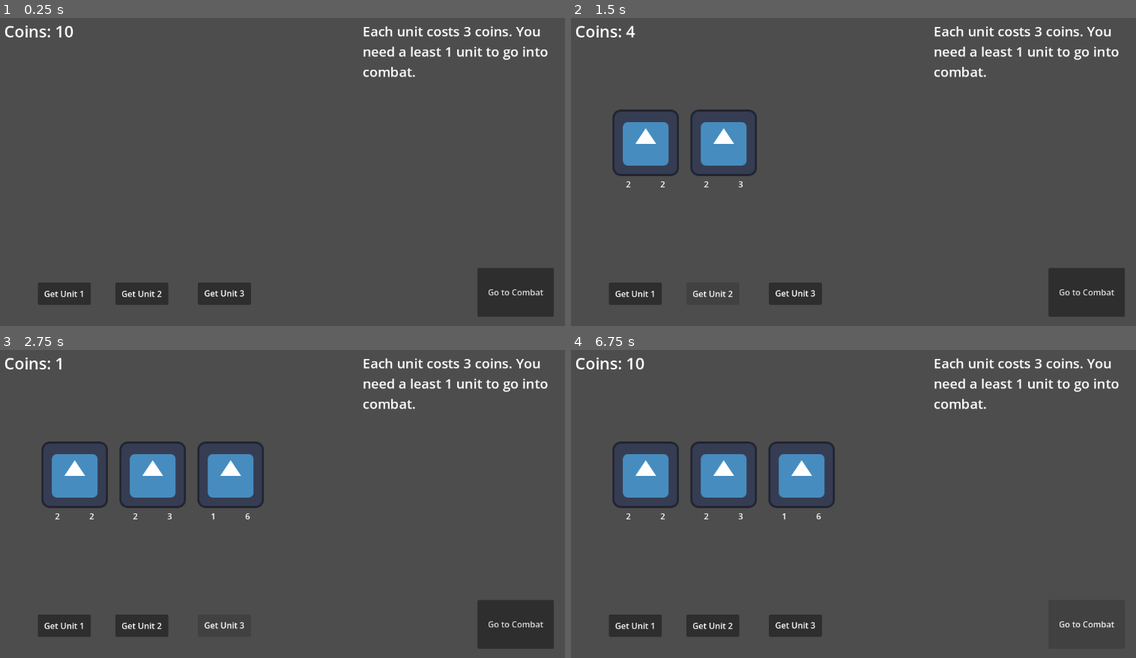
Above: before the commit, frames 1-4 (two rows, left to right).
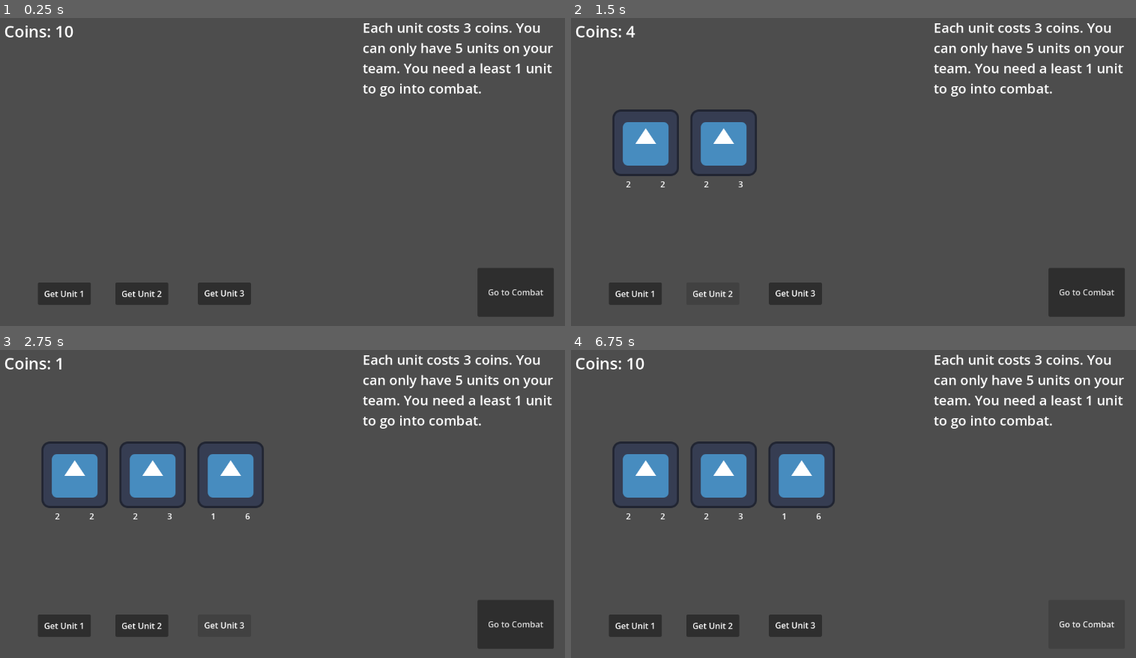
Above: after the commit, the same moments.

Repository: skeeeth/HACKER_AUTO_PETS
Game: Godot game, scene res://Scenes/ShopScene.tscn
The game is run twice, just before and just after one commit, with the same random seed, the same clock (stepped at 60 frames per second) and the same inputs. The engine's default icon, where the game draws it, is replaced by a stand-in: a white triangle on a blue panel in a dark square.
Inputs:
- Up to frame 1 (0.25 s): no input
- Up to frame 2 (1.5 s): click "Get Unit 1" at 0.5 s; click "Get Unit 2" at 1.25 s
- Up to frame 3 (2.75 s): click "Get Unit 3" at 2 s
- Up to frame 4 (6.75 s): click "Go to Combat" at 2.75 s; tap Enter (ui_accept) at 3.5, 4.35, 4.52, 4.82, 5, 5.85, 6.02, 6.32 s; hold Enter (ui_accept) 3.53-4.28 s; hold Enter (ui_accept) 5.03-5.78 s; click "Go to Shop" at 6.5 s

The runs differ from the first frame. In frame 1, 2.1% of the frame differs, in the area x 64-98%, y 1-26%; in frame 2, 2.1%; in frame 3, 2.1%; in frame 4, 2.1%.

Commit message:
Added comments to scripts

Diff:
--- a/Scenes/ShopScene.tscn
+++ b/Scenes/ShopScene.tscn
@@ -103,7 +103,7 @@
 offset_top = -302.0
 offset_right = 553.0
 offset_bottom = -174.0
-text = "Each unit costs 3 coins. You need a least 1 unit to go into combat."
+text = "Each unit costs 3 coins. You can only have 5 units on your team. You need a least 1 unit to go into combat."
 label_settings = SubResource("LabelSettings_3qq02")
 vertical_alignment = 1
 autowrap_mode = 2
--- a/Scripts/Combat_Class.gd
+++ b/Scripts/Combat_Class.gd
@@ -3,14 +3,19 @@
 
 signal died(who:SimUnit)
 
-@export var damage_label: Label #= $VBoxContainer/HBoxContainer/Damage
-@export var health_label: Label #= $VBoxContainer/HBoxContainer/Health
+@export var damage_label: Label
+@export var health_label: Label
 
+var effect : EffectData
+
+## This variable has a set function that changes the attack text
 var attack : int:
 	set(v):
 		attack = v
 		damage_label.text = str(attack)
 
+## This variable has a set function that changes the health text
+## and calls the die function to emit the died signal
 var health : int:
 	set(v):
 		health = v
@@ -18,13 +23,14 @@
 		if health <= 0:
 			die()
 
-var effect : EffectData
 
-## This sets up the unit data for the unit
+
+## This sets up the unit data for the combat unit
 func dress(data:UnitData):
 	attack = data.attack
 	health = data.health
 	effect = data.effect
 
+## This function emits the died signal
 func die():
 	died.emit(self)
--- a/Scripts/combat_sim.gd
+++ b/Scripts/combat_sim.gd
@@ -8,8 +8,12 @@
 
 ## 5 is the number in SAP could change
 @export var board_size : int = 5
+
 #@export var ally_unit_data : Array[UnitData]
+
 @export var enemy_unit_data : Array[UnitData]
+
+## This variable is for spacing the units
 @export var step_size : int
 @export var next_scene_button_node : Button
 
@@ -26,9 +30,9 @@
 var player_stack : Array[SimUnit]
 var enemy_stack : Array[SimUnit]
 
+#var effect_stack:Array[CombatEffect]
 
 func _ready() -> void:
-
 	next_scene_button_node.visible = false
 
 	# should load from shop phase/encounter list but export works
@@ -39,25 +43,30 @@
 
 	_arrange_units()
 
+## This function creates a new CombatUnit scene
+## and spawns it into the level. Then, it sets the data perameter
+## into the new CombatUnit scene and connects the on_unit_death function
+## to the died signal. This function returns the new CombatUnit scene.
 func _create_unit(data:UnitData) -> SimUnit:
-	var new_unit:SimUnit
+	var new_unit : SimUnit
 	new_unit = UNIT_SCENE.instantiate()
 	new_unit.dress(data)
 	new_unit.died.connect(on_unit_death)
 	add_child(new_unit)
 	return new_unit
 
-
+## This function sets the positions of the units
 func _arrange_units():
 	#should like tween to destination placements rather than just snap
-	# and hold timeline until animation is finished
+	#and hold timeline until animation is finished
 	for i in player_stack.size():
 		player_stack[i].position.x =  (i+1) * -step_size
 
 	for i in enemy_stack.size():
 		enemy_stack[i].position.x =  (i+1) * step_size
 
-
+## This function is called when the player presses the spacebar button.
+## This goes through the battle phases.
 func _input(event: InputEvent) -> void:
 	#activates when you press the spacebar button
 	#and when there is still players and enemies alive
@@ -70,6 +79,7 @@
 		else:
 			print("Combat has stopped already")
 
+## This function sets the current battle phase based on the phase number
 func connect_number_to_phase():
 	if current_phase_number == 0:
 		current_battle_phase = BattlePhases.BATTLE_START
@@ -83,6 +93,7 @@
 		current_phase_number = 1
 		current_battle_phase = BattlePhases.TURN_START
 
+## This function executes the action for each battle phase
 func phase_action():
 	if current_battle_phase == BattlePhases.BATTLE_START:
 		print("Battle has begun")
@@ -94,18 +105,22 @@
 	elif current_battle_phase == BattlePhases.TURN_END:
 		print("Turn has ended")
 
-
-#var effect_stack:Array[CombatEffect]
+## This function calls the hit function
 func advance_step():
 	#will step though stack of triggers and hit
 	#when nothing else is active
 	hit()
 
+## This function executes the attack phase
+## and reduces the units' health accordingly
 func hit():
 	player_stack.front().health -= enemy_stack.front().attack
 	enemy_stack.front().health -= player_stack.front().attack
 
-
+## This function is called when a unit's died signal goes off.
+## This erases the unit from the stack and scene
+## and checks if there are any units still alive.
+## If there are no units on either side, combat ends and checks who won
 func on_unit_death(dying_unit:SimUnit):
 	#should probably put some kinda "faint" trigger onto the stack
 	#and then do the following as a sort of cleanup step (or other order)?
@@ -125,9 +140,9 @@
 
 	_arrange_units()
 	dying_unit.queue_free()
-	pass
+	#pass
 
-
+## This function shows the button to move to the shop scene.
 func end_combat():
 	combat_over = true
 	next_scene_button_node.visible = true
--- a/Scripts/combat_unit_control.gd
+++ b/Scripts/combat_unit_control.gd
@@ -2,21 +2,24 @@
 class_name CombatUnitControl
 
 
-@export var damage_label: Label #= $VBoxContainer/HBoxContainer/Damage
-@export var health_label: Label #= $VBoxContainer/HBoxContainer/Health
+@export var damage_label: Label
+@export var health_label: Label
 
+var effect : EffectData
+
+## This variable has a set function that changes the attack text
 var attack : int:
 	set(v):
 		attack = v
 		damage_label.text = str(attack)
 
+## This variable has a set function that changes the health text
 var health : int:
 	set(v):
 		health = v
 		health_label.text = str(health)
 
 
-var effect : EffectData
 
 ## This sets up the unit data for the unit
 func dress(data:UnitData):
--- a/Scripts/shop_scene.gd
+++ b/Scripts/shop_scene.gd
@@ -1,11 +1,11 @@
 extends Node2D
 class_name ShopManager
-
 
 const UNIT_CONTROL_SCENE = preload("uid://cuol4iet7e1w2")
 
 @export var purchasable_units : Array[UnitData]
 @export var coins : int = 10
+@export var unit_cost : int = 3
 @export var coin_text_node : Label
 
 var base_coin_text : String
@@ -17,19 +17,22 @@
 	_set_coin_text()
 
 	if PlayerUnitsContainer.ally_unit_list.size() != 0:
-		_add_all_to_hbox()
+		_add_all_to_stack()
 
-
-func _add_to_hbox(data : UnitData) -> void:
+## This function adds the unit data to the shop player stack
+func _add_to_stack(data : UnitData) -> void:
 	var unit : CombatUnitControl = _create_unit(data)
 	player_stack.append(unit)
 
+## This function calls the _add_to_stack function
+## for each unit in the PlayerUnitsContainer class
+func _add_all_to_stack() -> void:
+	for data in PlayerUnitsContainer.ally_unit_list:
+		_add_to_stack(data)
 
-func _add_all_to_hbox() -> void:
-	for data in PlayerUnitsContainer.ally_unit_list:
-		_add_to_hbox(data)
-
-
+## This function creates a new CombatUnit scene
+## and spawns it into the level. Then, it sets the data perameter
+## into the new CombatUnit scene and adds it to the Unit Holder Node
 func _create_unit(data:UnitData) -> CombatUnitControl:
 	var new_unit : CombatUnitControl
 	new_unit = UNIT_CONTROL_SCENE.instantiate()
@@ -41,13 +44,16 @@
 func _set_coin_text() -> void:
 	coin_text_node.text = base_coin_text + str(coins)
 
+## This function adds a unit to the Player Unit Container class
+## based on the button pressed.
+## If there are not enough coins or space, the unit is not purchased.
 func _purchase_unit_button_pressed(unitNum : int) -> void:
 
 	if PlayerUnitsContainer.ally_unit_list.size() != PlayerUnitsContainer.ARRAY_MAX_SIZE:
-		if coins >= 3:
+		if coins >= unit_cost:
 			PlayerUnitsContainer.add_unit_to_list(purchasable_units[unitNum - 1])
-			_add_to_hbox(purchasable_units[unitNum - 1])
-			coins -= 3
+			_add_to_stack(purchasable_units[unitNum - 1])
+			coins -= unit_cost
 			_set_coin_text()
 	else:
 		print("Size full")
